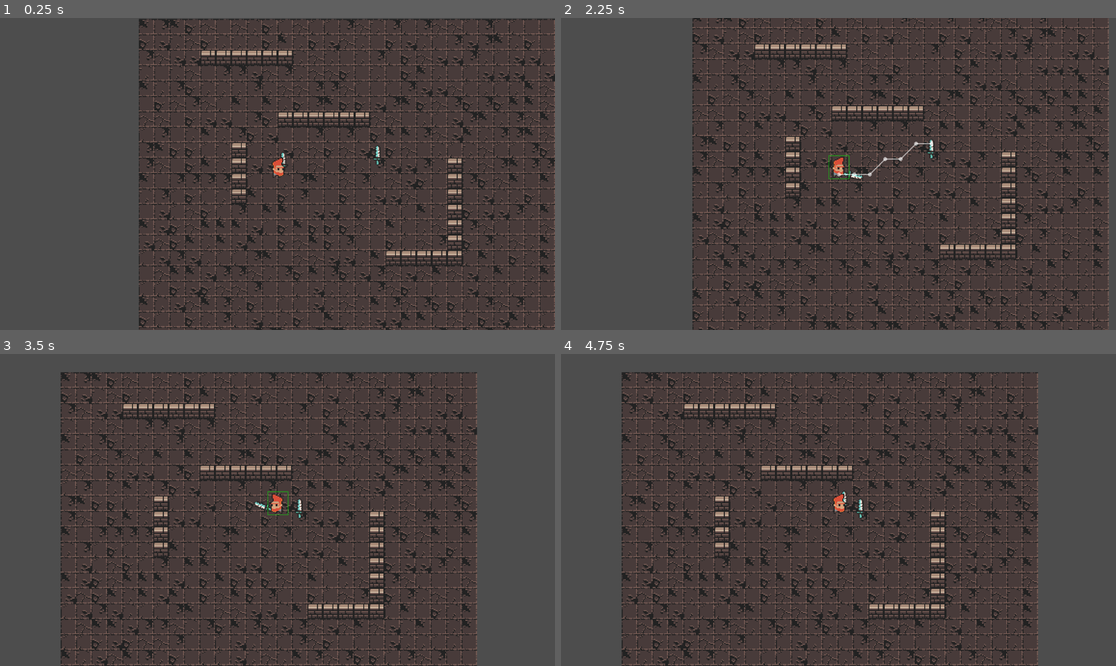
Above: before the commit, frames 1-4 (two rows, left to right).
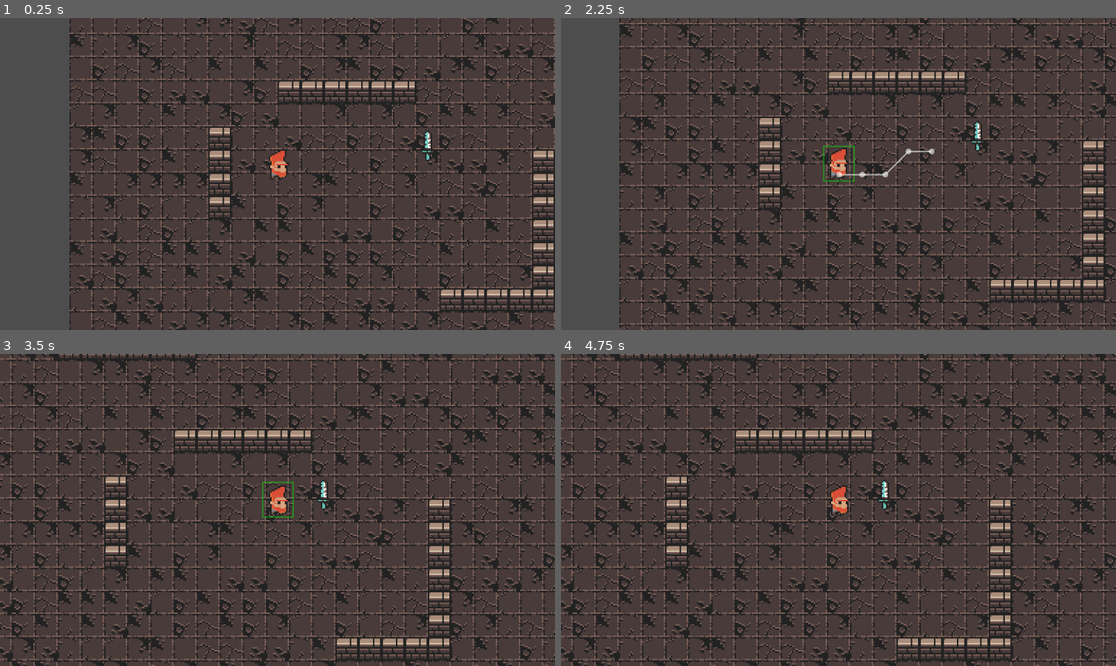
Above: after the commit, the same moments.

Repository: 2BytesGoat/godot-ai
Game: Godot game, scene res://world.tscn
The game is run twice, just before and just after one commit, with the same random seed, the same clock (stepped at 60 frames per second) and the same inputs.
Inputs (mouse positions are in pixels of both pictures, inside the frame that each line leads up to):
- Up to frame 1 (0.25 s): no input
- Up to frame 2 (2.25 s): tap Enter (ui_accept) at 0.5, 1.52, 1.55, 1.82 s; move the mouse to (844, 161) at 0.52 s; hold Enter (ui_accept) 0.53-1.28 s; move the mouse to (838, 167) at 1.27 s; click (838, 167) at 1.35 s; move the mouse to (938, 155) at 2.02 s; hold Enter (ui_accept) from 2.03 s (still down); right-click (938, 155) at 2.1 s
- Up to frame 3 (3.5 s): move the mouse to (249, 572) at 2.77 s; release Enter (ui_accept) at 2.78 s; tap Enter (ui_accept) at 2.85, 3.02, 3.32 s
- Up to frame 4 (4.75 s): tap Enter (ui_accept) at 3.5, 4.52, 4.55 s; move the mouse to (1005, 556) at 3.52 s; hold Enter (ui_accept) 3.53-4.28 s; click (1005, 556) at 3.6 s; move the mouse to (672, 463) at 4.27 s; right-click (672, 463) at 4.35 s

The runs differ from the first frame. In frame 1, 35% of the frame differs, in the area x 12-100%, y 0-100%; in frame 2, 38%; in frame 3, 41%, in the area x 0-100%, y 0-100%; in frame 4, 41%.

Commit message:
add pickup logic

Diff:
--- a/src/items/weapon.gd
+++ b/src/items/weapon.gd
@@ -1,6 +1,7 @@
 class_name Weapon
 extends Node2D
 
+@onready var collision: CollisionShape2D = $Hurtbox/CollisionShape2D
 @onready var animation_payer: AnimationPlayer = $AnimationPlayer
 
 var is_hovered: bool = false
@@ -18,7 +19,15 @@
 	animation_payer.play("RESET")
 
 
+func pickup():
+	collision.disabled = true
+	position = Vector2.ZERO
+
+
 func _on_hurtbox_mouse_entered() -> void:
+	if collision.disabled:
+		return
+
 	is_hovered = true
 	is_mouse_hovered.emit(true, self)
 
--- a/src/items/weapon.tscn
+++ b/src/items/weapon.tscn
@@ -94,6 +94,7 @@
 position = Vector2(0, -14)
 collision_layer = 8
 collision_mask = 0
+monitoring = false
 
 [node name="CollisionShape2D" type="CollisionShape2D" parent="Hurtbox"]
 position = Vector2(0, 4.5)
--- a/src/player/controller_human.gd
+++ b/src/player/controller_human.gd
@@ -34,6 +34,9 @@
 			commands_buffer.append(CommandWrapper.new(command_pickup, CommandPickup.Params.new(object)))
 
 	if event.is_action_pressed("ui_accept"):
+		if unit.carried_item == null:
+			return
+
 		commands_buffer = []
 		if unit.is_doing_action():
 			unit.reset()
--- a/src/unit/unit.gd
+++ b/src/unit/unit.gd
@@ -6,18 +6,19 @@
 @export var move_speed: int = 150
 
 @onready var sprites_container: Node2D = $SpritesContainer
+@onready var weapon_point: Marker2D = $SpritesContainer/Marker2D
 @onready var remote_transform: RemoteTransform2D = $RemoteTransform2D
 @onready var controller_container: Node = $ControllerContainer
 @onready var state_machine: StateMachine = $StateMachine
 @onready var animation_player: AnimationPlayer = $AnimationPlayer
 @onready var select_highlight: Line2D = $SelectHighlight
 
-var carries_item: bool = false
 var is_hovered: bool = false
 var is_selected: bool = false
 
 var active_controller: ControllerUnit
 var navigation_path: Array
+var carried_item: Node2D = null
 
 signal action_done
 signal update_debug_path(path)
@@ -59,7 +60,10 @@
 
 
 func pickup_object(object: Node2D) -> void:
-	print(object.name)
+	carried_item = object
+	object.pickup()
+	object.get_parent().remove_child(object)
+	weapon_point.add_child(object)
 
 
 func play_animation(animation_name: String) -> void:
--- a/src/unit/unit.tscn
+++ b/src/unit/unit.tscn
@@ -1,8 +1,7 @@
-[gd_scene load_steps=16 format=3 uid="uid://c17a72sjkkc8i"]
+[gd_scene load_steps=15 format=3 uid="uid://c17a72sjkkc8i"]
 
 [ext_resource type="Script" uid="uid://dutykws7pje2q" path="res://src/unit/unit.gd" id="1_rkbax"]
 [ext_resource type="Texture2D" uid="uid://f2itc0qaldrc" path="res://assets/world/0x72_DungeonTilesetII_v1.7.png" id="2_g1dw6"]
-[ext_resource type="PackedScene" uid="uid://bcoi8gp3l32so" path="res://src/items/weapon.tscn" id="3_wtyfs"]
 [ext_resource type="Script" uid="uid://c4i1eau3vyh77" path="res://src/components/state_machine.gd" id="4_mh547"]
 [ext_resource type="Script" uid="uid://dbuhpejd75ot6" path="res://src/unit/state_move.gd" id="5_ct56y"]
 [ext_resource type="Script" uid="uid://mbmw6mre32o2" path="res://src/unit/state_idle.gd" id="5_nh3ln"]
@@ -20,24 +19,10 @@
 tracks/0/type = "method"
 tracks/0/imported = false
 tracks/0/enabled = true
-tracks/0/path = NodePath("SpritesContainer/Weapon")
+tracks/0/path = NodePath("StateMachine/Attack")
 tracks/0/interp = 1
 tracks/0/loop_wrap = true
 tracks/0/keys = {
-"times": PackedFloat32Array(0),
-"transitions": PackedFloat32Array(1),
-"values": [{
-"args": [],
-"method": &"start_attack"
-}]
-}
-tracks/1/type = "method"
-tracks/1/imported = false
-tracks/1/enabled = true
-tracks/1/path = NodePath("StateMachine/Attack")
-tracks/1/interp = 1
-tracks/1/loop_wrap = true
-tracks/1/keys = {
 "times": PackedFloat32Array(0.5),
 "transitions": PackedFloat32Array(1),
 "values": [{
@@ -45,13 +30,13 @@
 "method": &"on_attack_ended"
 }]
 }
-tracks/2/type = "value"
-tracks/2/imported = false
-tracks/2/enabled = true
-tracks/2/path = NodePath("SpritesContainer/Sprite2D:frame")
-tracks/2/interp = 1
-tracks/2/loop_wrap = true
-tracks/2/keys = {
+tracks/1/type = "value"
+tracks/1/imported = false
+tracks/1/enabled = true
+tracks/1/path = NodePath("SpritesContainer/Sprite2D:frame")
+tracks/1/interp = 1
+tracks/1/loop_wrap = true
+tracks/1/keys = {
 "times": PackedFloat32Array(0),
 "transitions": PackedFloat32Array(1),
 "update": 1,
@@ -97,14 +82,14 @@
 tracks/1/type = "value"
 tracks/1/imported = false
 tracks/1/enabled = true
-tracks/1/path = NodePath("SpritesContainer/Weapon:position")
+tracks/1/path = NodePath("SpritesContainer/Marker2D:position")
 tracks/1/interp = 1
 tracks/1/loop_wrap = true
 tracks/1/keys = {
-"times": PackedFloat32Array(0, 0.1, 0.2, 0.3),
+"times": PackedFloat32Array(0, 0.1, 0.2, 0.4),
 "transitions": PackedFloat32Array(1, 1, 1, 1),
-"update": 1,
-"values": [Vector2(6, 0), Vector2(6, -3), Vector2(6, 0), Vector2(6, 2)]
+"update": 0,
+"values": [Vector2(6, -3), Vector2(6, -6), Vector2(6, -4), Vector2(6, -3)]
 }
 
 [sub_resource type="Animation" id="Animation_nh3ln"]
@@ -124,7 +109,7 @@
 tracks/1/type = "value"
 tracks/1/imported = false
 tracks/1/enabled = true
-tracks/1/path = NodePath("SpritesContainer/Weapon:position")
+tracks/1/path = NodePath("SpritesContainer/Marker2D:position")
 tracks/1/interp = 1
 tracks/1/loop_wrap = true
 tracks/1/keys = {
@@ -154,7 +139,7 @@
 texture = SubResource("AtlasTexture_onrkg")
 hframes = 9
 
-[node name="Weapon" parent="SpritesContainer" instance=ExtResource("3_wtyfs")]
+[node name="Marker2D" type="Marker2D" parent="SpritesContainer"]
 show_behind_parent = true
 position = Vector2(6, -3)
 
--- a/world.tscn
+++ b/world.tscn
@@ -742,7 +742,7 @@
 script = ExtResource("7_pkg7o")
 
 [node name="Camera2D" type="Camera2D" parent="."]
-zoom = Vector2(2, 2)
+zoom = Vector2(3, 3)
 
 [connection signal="is_mouse_hovered" from="TerrainContainer/ScenesLayer/Unit" to="CursorHandler" method="_on_object_is_mouse_hovered"]
 [connection signal="is_mouse_selected" from="TerrainContainer/ScenesLayer/Unit" to="CursorHandler" method="_on_player_is_mouse_selected"]
